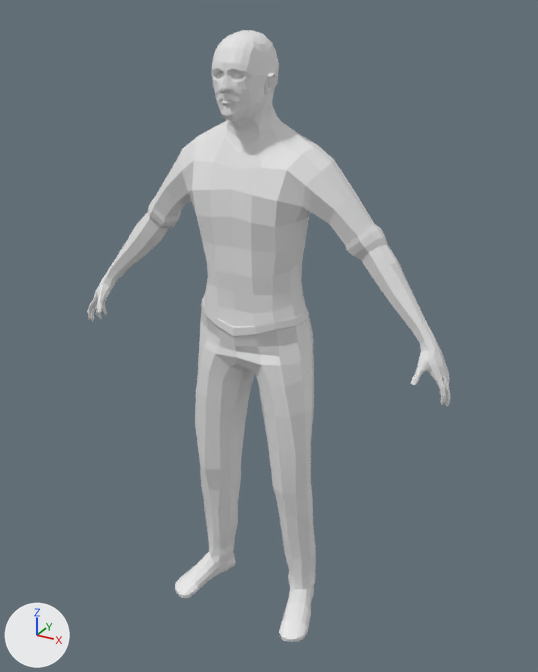
Two versions of the FBX model Assets/Models/BLAnimEnemy01,29animRun.fbx, one commit apart.
One viewpoint serves both versions: a 50 mm camera at (2.11, -3.6, 1.74) aimed at (0.07, 0.11, -0.11). The axes (+X, +Y, +Z) are drawn at lower left. The lights are the same throughout.

In view in the first picture: 'lowpoly'.
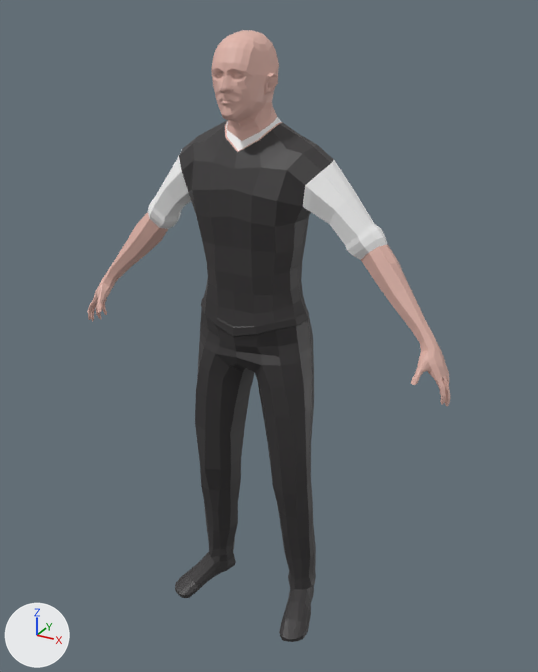
Changed parts and their boxes (x1, y1, x2, y2) in the pictures (538 x 672 px):
part 1 of me_plane_002, recoloured (white to black): (175, 120, 334, 642) in both
part 2 of me_plane_002, recoloured: (211, 30, 283, 152) in both
part 3 of me_plane_002, recoloured: (361, 244, 451, 406) in both
part 4 of me_plane_002, recoloured: (88, 212, 168, 321) in both
part 5 of me_plane_002, recoloured: (148, 117, 387, 260) in both

What changed in the scene script:
```text
Add mat_material_002:
    mat_material_002 = principled_material('Material.002')
    mat_material_002.base_color = (0.774, 0.476, 0.411)  # pink #e4b7ac
Add mat_material_001:
    mat_material_001 = principled_material('Material.001')
    mat_material_001.base_color = (0.0374, 0.0345, 0.0354)  # black #363435
Add mat_material_003:
    mat_material_003 = principled_material('Material.003')
    mat_material_003.base_color = (1.0, 1.0, 1.0)  # white #ffffff
Change me_plane_002:
    where me_plane_002.from_pydata(...)  # 1985 vertices, 1986 faces; spans x -1.26..1.26, y -0.3..0.33, z -2.09..1.64
    used by ob_lowpoly; location = (0.0, 0.0, 0.0)
    me_plane_002 part 1: 693 of the faces centred in x -0.51..0.51, y -0.3..0.33, z -2.09..1.17 switch from no material to mat_material_001 (black #363435)
    me_plane_002 part 2: 531 of the faces centred in x -0.18..0.19, y -0.26..0.17, z 1.07..1.64 switch from no material to mat_material_002 (pink #e4b7ac)
    me_plane_002 part 3: 336 of the faces centred in x 0.67..1.25, y -0.13..0.2, z -0.23..0.57 switch from no material to mat_material_002 (pink #e4b7ac)
    me_plane_002 part 4: 300 of the faces centred in x -1.25..-0.7, y -0.13..0.2, z -0.23..0.54 switch from no material to mat_material_002 (pink #e4b7ac)
    me_plane_002 part 5: 126 of the faces centred in x -0.78..0.78, y -0.07..0.21, z 0.49..1.19 switch from no material to mat_material_003 (white #ffffff)
```
